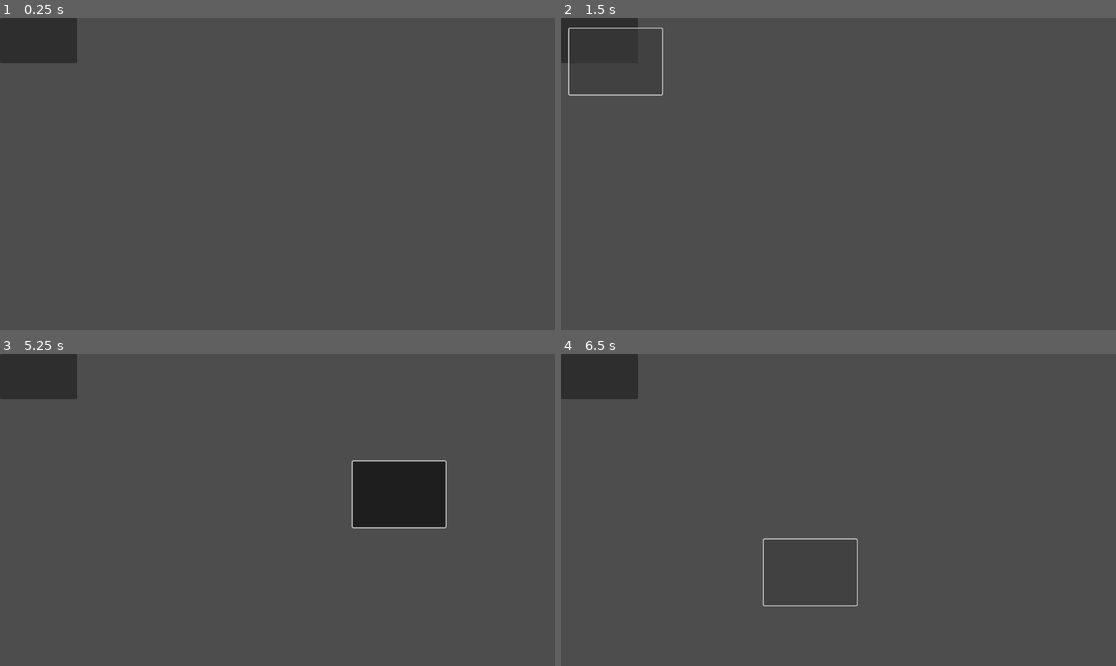
Above: before the commit, frames 1-4 (two rows, left to right).
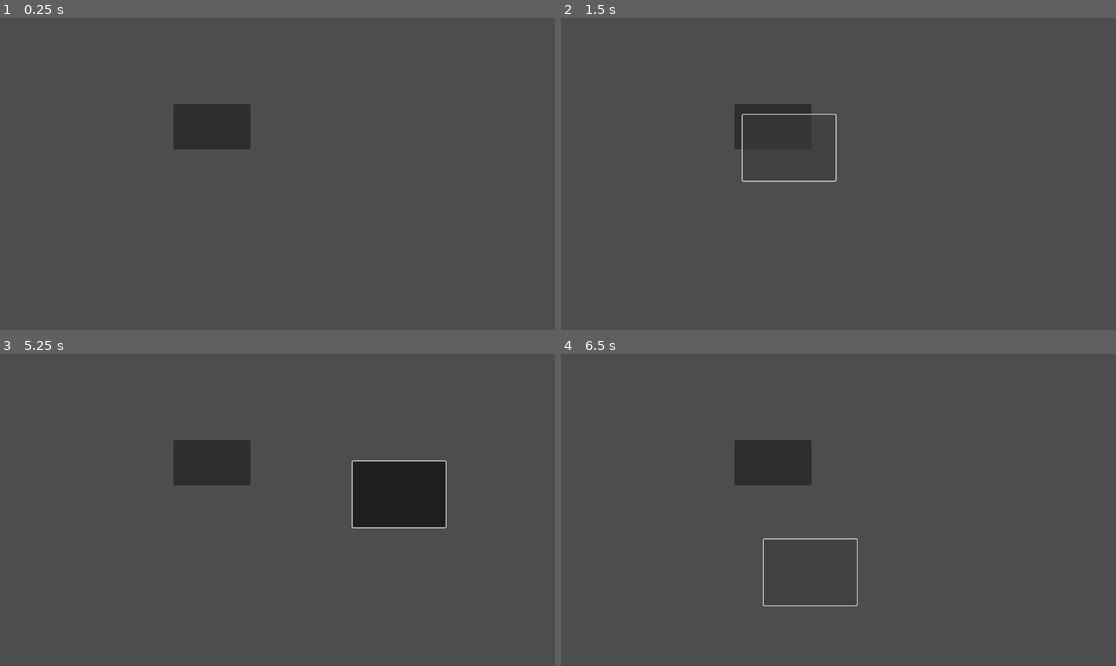
Above: after the commit, the same moments.

Repository: RavenRandomz/nasa-hackthon-2025
Game: Godot game, scene res://scene/test/test.tscn
Same seed, same stepped clock (60 frames per second), same inputs: the game is played once before the commit and once after it. The project has no main scene, so this scene is started directly.
Inputs (mouse positions are in pixels of both pictures, inside the frame that each line leads up to; where the layout moved, square brackets give the same spot in the first picture):
- Up to frame 1 (0.25 s): no input
- Up to frame 2 (1.5 s): click (771, 127) [599, 39] at 0.5 s; click (783, 136) [605, 52] at 1.25 s
- Up to frame 3 (5.25 s): click (210, 463) [38, 375] at 2 s; click (227, 485) [55, 397] at 2.75 s; click (210, 463) [38, 375] at 3.5 s; click (227, 485) [55, 397] at 4.25 s; tap Enter at 5, 5.1 s; move the mouse to (399, 494) at 5.02 s; click (399, 494) at 5.17 s
- Up to frame 4 (6.5 s): tap Space at 5.75 s; drag from (727, 525) to (810, 572) at 5.77 s

The runs differ from the first frame. In frame 1, 4.0% of the frame differs, in the area x 0-46%, y 0-43%; in frame 2, 1.6%; in frame 3, 4.0%; in frame 4, 4.0%.

Commit message:
test(DraggableSpawner): Check for spawning when off-origin

Diff:
--- a/scene/draggable_spawner/draggable_spawner.gd
+++ b/scene/draggable_spawner/draggable_spawner.gd
@@ -9,7 +9,7 @@
 
 func _on_button_down() -> void:
 	var spawned : Draggable = _scene_to_spawn.instantiate()
-	spawned.set_position(get_transform().get_origin())
+	spawned.global_position = global_position
 	_spawn_into.add_child(spawned)
 	spawned._on_button_down()
 	pass # Replace with function body.
--- a/scene/test/test.tscn
+++ b/scene/test/test.tscn
@@ -13,5 +13,9 @@
 
 [node name="DraggableSpawner" parent="." node_paths=PackedStringArray("_spawn_into") instance=ExtResource("1_e4ggw")]
 layout_mode = 0
+offset_left = 360.0
+offset_top = 179.0
+offset_right = 520.0
+offset_bottom = 273.0
 _scene_to_spawn = ExtResource("1_iv6f8")
 _spawn_into = NodePath("..")
